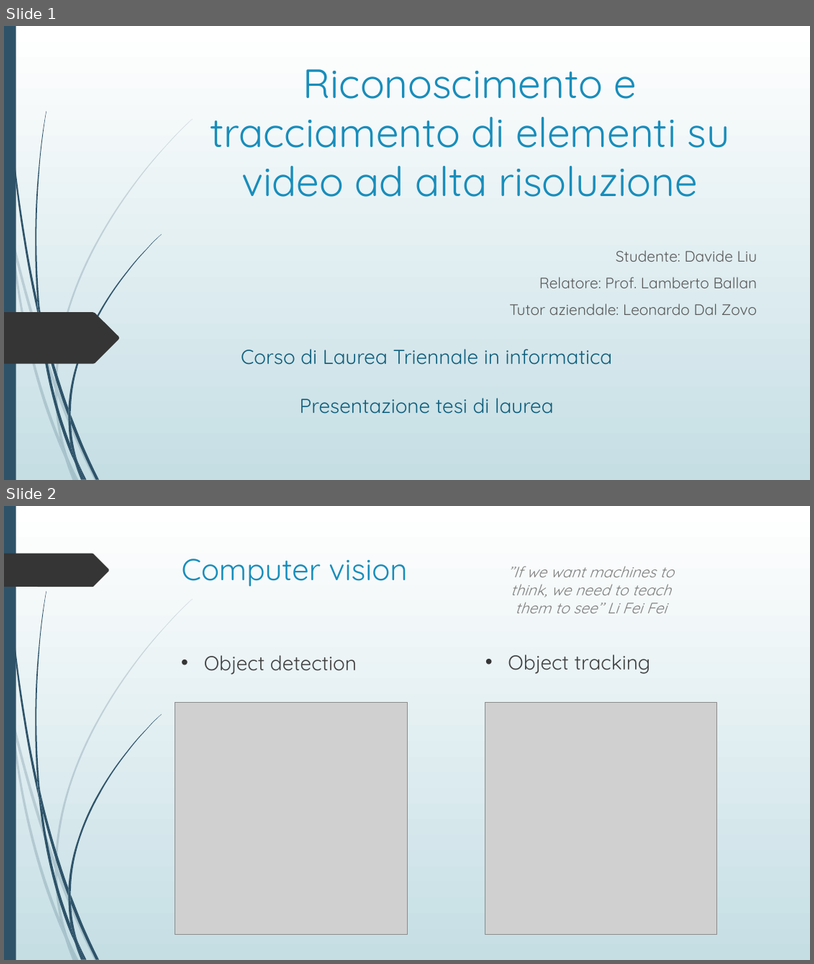
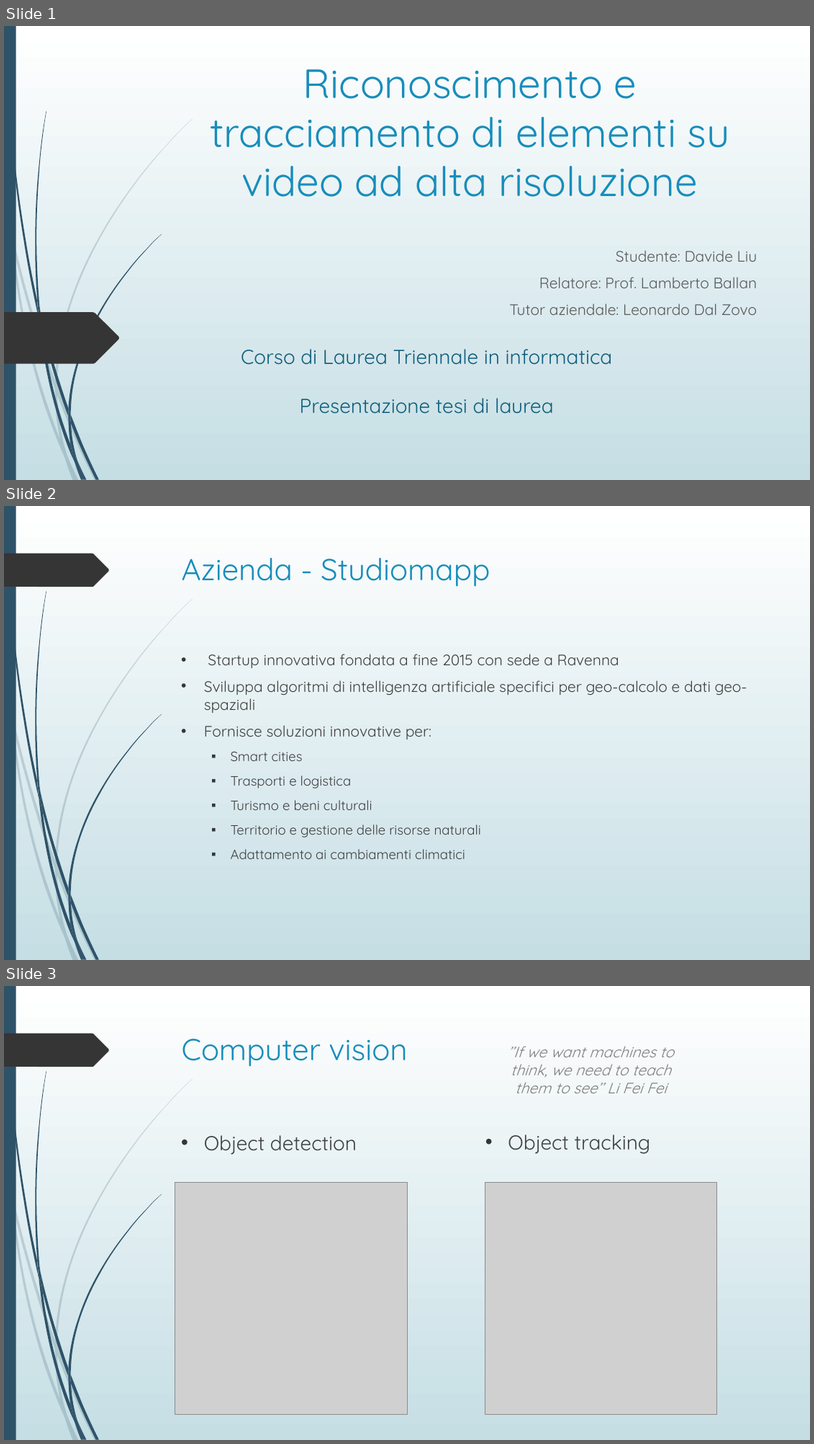
Before and after one commit to davide97l/Tesi-Laurea-Triennale, a slide deck: presentazione_tesi.pptx. Shown one above the other, each under a label of ours: slides 1 and 2 before the commit, slides 1, 2 and 3 after it. The pictures are 814x964 and 814x1444 pixels, drawn with LibreOffice and Linux fonts; fonts in the diff are those of the drawing; grey boxes stand for pictures. Boxes give left, top, right and bottom in pixels: in the first picture for what was removed or moved away, otherwise in the second. Text is boxed around its words. In the diff, an @@ line names an element or a change of style, - is before the commit and + after.

```diff
--- a/presentazione_tesi.pptx
+++ b/presentazione_tesi.pptx
@@ slide 2 added at (x1=4, y1=506, x2=810, y2=960), background gradient #FFFFFF to #C5DEE5; not listed: 24 template elements that a slide beside it also shows @@
@@ title added at (x1=182, y1=558, x2=490, y2=587), 36 pt, text #178DBB @@
+Azienda - Studiomapp
@@ text added at (x1=204, y1=654, x2=748, y2=859), 18 pt, text #404040 @@
+• Startup innovativa fondata a ﬁne 2015 con sede a Ravenna
+• Sviluppa algoritmi di intelligenza artiﬁciale speciﬁci per geo-calcolo e dati geo-spaziali
+• Fornisce soluzioni innovative per:
+  ▪ Smart cities
+  ▪ Trasporti e logistica
+  ▪ Turismo e beni culturali
+  ▪ Territorio e gestione delle risorse naturali
+  ▪ Adattamento ai cambiamenti climatici
@@ what was slide 2 is now slide 3 @@
```
Also in this commit, not shown: 4 slides changed, 5 other slides added, 5 slides removed, 12 other files.
